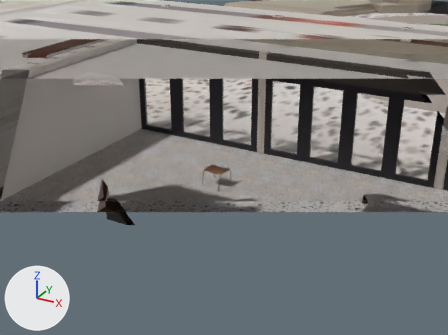
Two versions of the OBJ model resources/models/TheDen.obj, one commit apart.
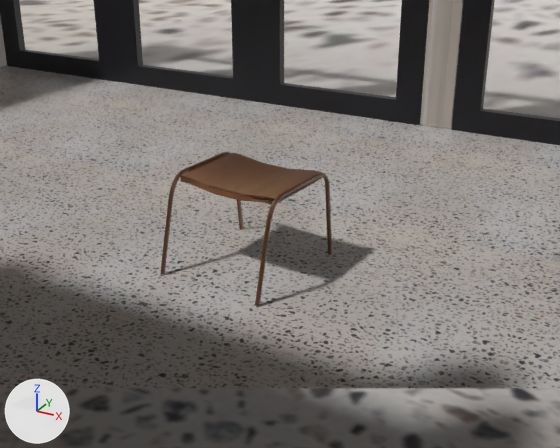
Each version appears first from a 50 mm lens placed at (-2.54, -8.02, 7.0), pointed at (-9.75, 5.09, 0.44), and next in a close-up from a 50 mm lens placed at (-8.19, 2.14, 1.62), pointed at (-9.74, 4.97, 0.2). Every picture has the same lights, and +X, +Y and +Z are marked at lower left. Everything nearer to the camera than a plane just in front of the edit is cut away. Where no turn or scale is listed for an object, it has been applied to the vertices.

The first close-up shows 'Chair.040', 'Cube', 'Main - Left.002', 'Middle floor.001', 'door.012', 'door.016', 'door.017', 'door.018'.
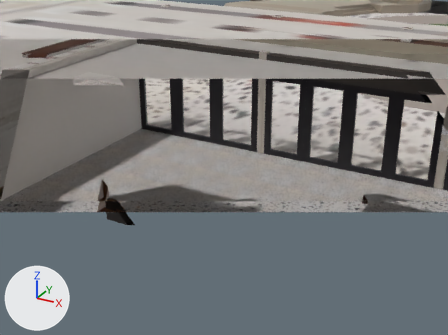
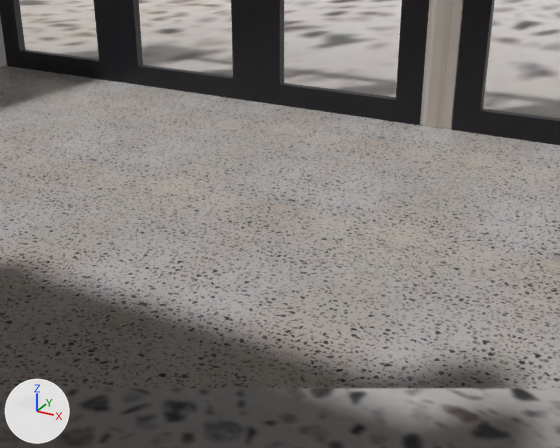
Commit message: fixed "the den" model by removing chair in play area

Where the change shows, as pixel boxes (x1, y1, x2, y2) in the close-ups (560 x 448 px):
'Chair.040', deleted (brown): before (160, 152, 332, 306)

Diff of the bpy script that builds the scene:
```diff
--- a/resources/models/TheDen.obj.py
+++ b/resources/models/TheDen.obj.py
@@ ob_chair_040 @@
-ob_chair_040 = bpy.data.objects.new('Chair.040', me_chair_040)
-ob_chair_040.location = (0.0, 0.0, 0.0)
```
